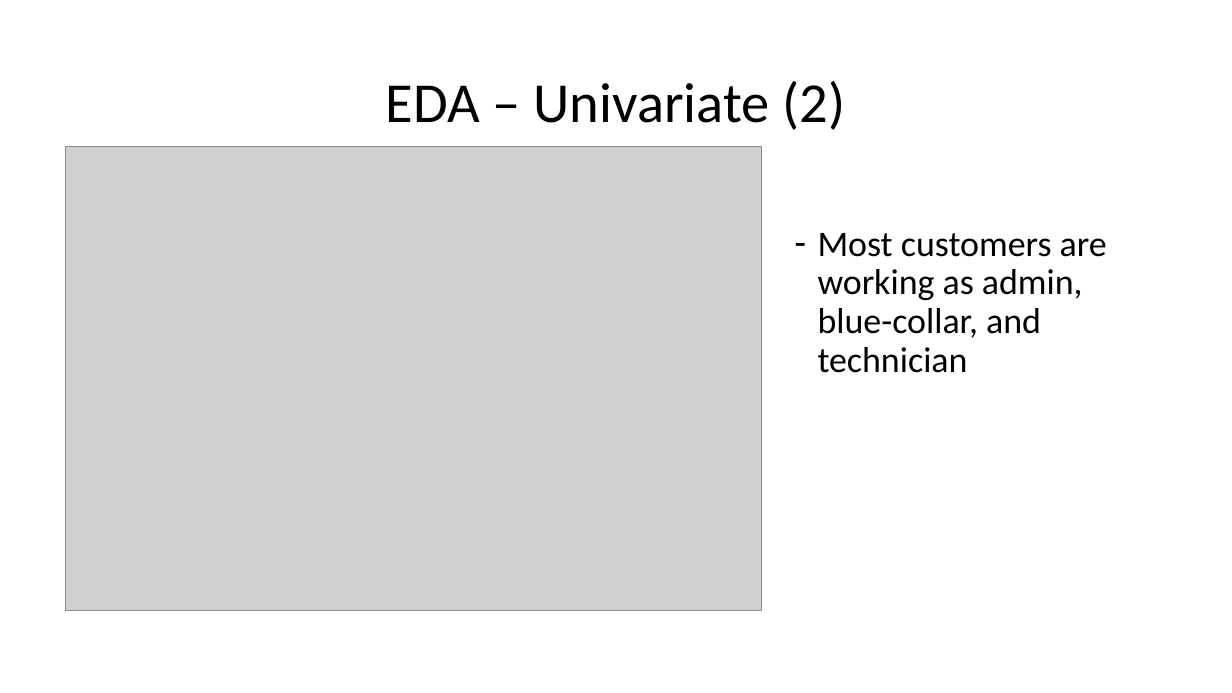
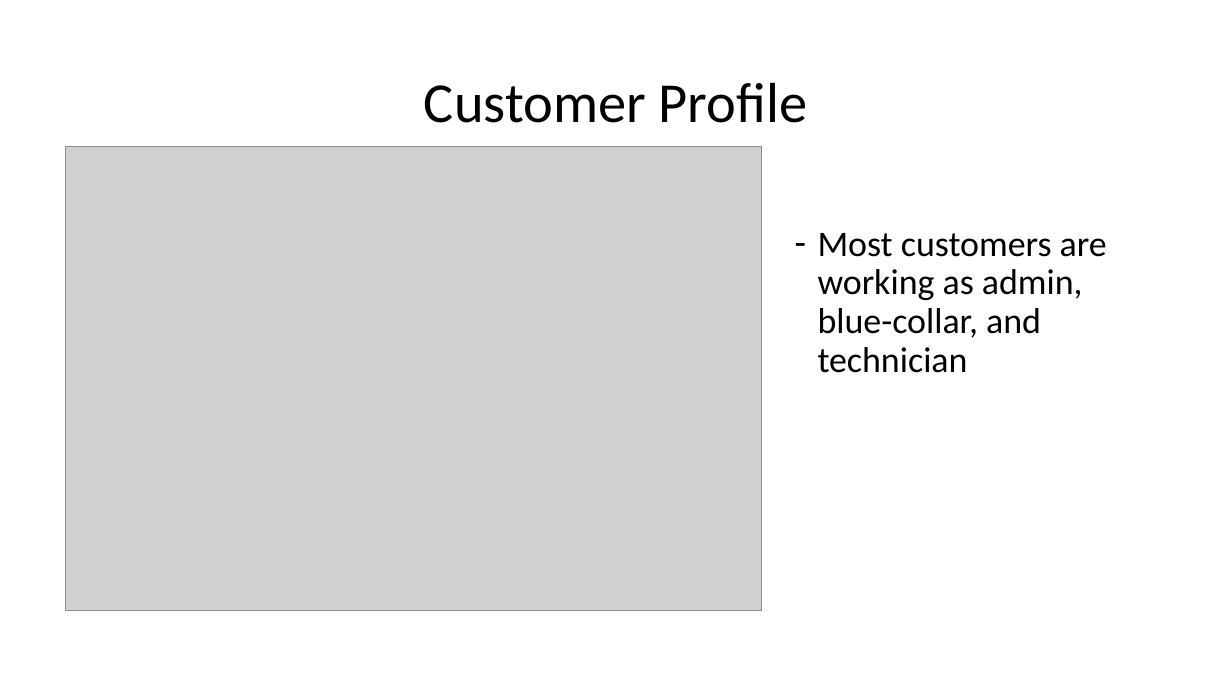
Before and after one commit to abdullahayas123/Tes-Model-Marketing-Scipy, a slide deck: slide 15 of Presentation-1.pptx (slide 14 before the commit). Drawn at 1232x693 pixels with LibreOffice and Linux fonts; fonts in the diff are those of the drawing; grey boxes stand for pictures. Boxes give left, top, right and bottom in pixels: in the first picture for what was removed or moved away, otherwise in the second. Text is boxed around its words. In the diff, an @@ line names an element or a change of style, - is before the commit and + after.

```diff
--- a/Presentation-1.pptx
+++ b/Presentation-1.pptx
@@ title at (424, 82, 807, 123): text changed @@
-EDA – Univariate (2)
+Customer Profile
```
Also in this commit, not shown: 14 other slides changed, 4 slides added, 1 slide removed.
